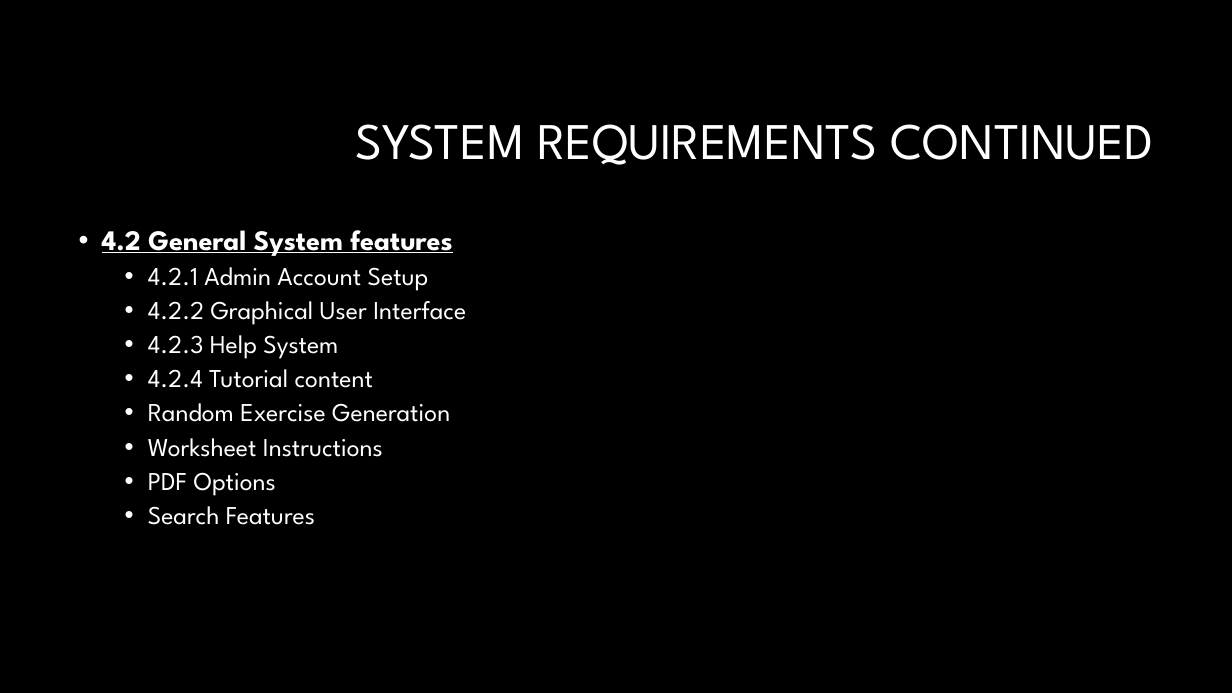
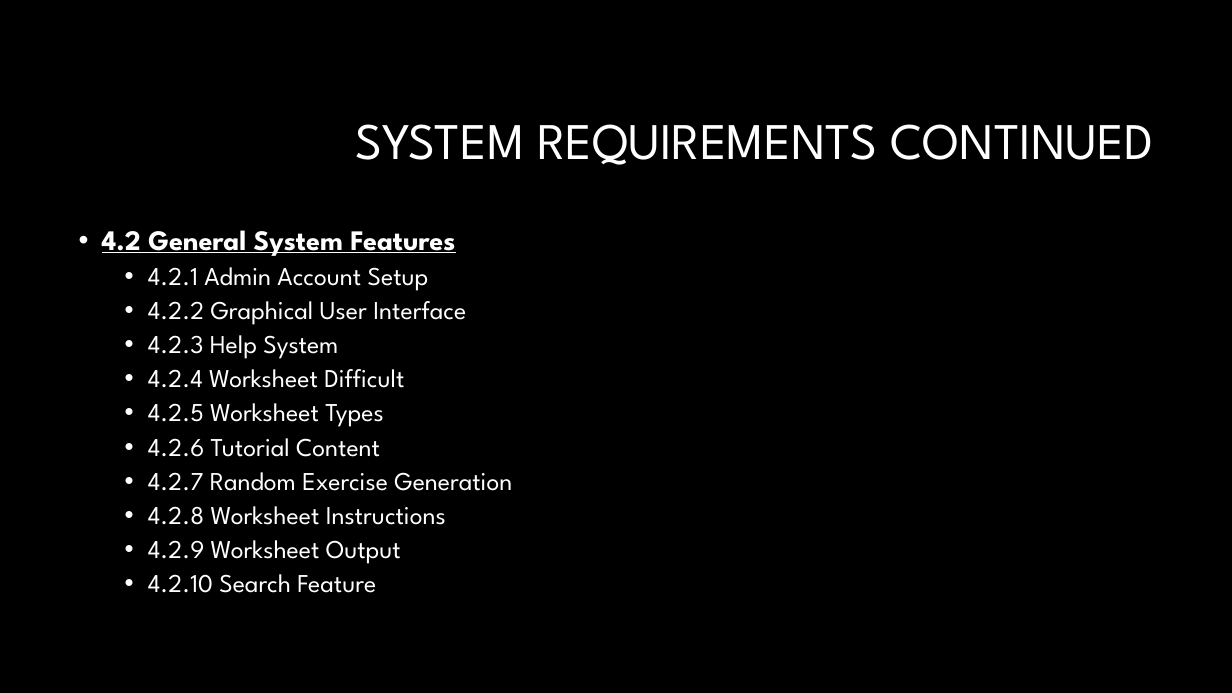
Before and after one commit to sarahakk/fraction-worksheet-creator, a slide deck: slide 11 of Presentation Elementary Engineers .pptx. Drawn at 1232x693 pixels with LibreOffice and Linux fonts; fonts in the diff are those of the drawing; background and template pictures are left out. Boxes give left, top, right and bottom in pixels: in the first picture for what was removed or moved away, otherwise in the second. Text is boxed around its words. In the diff, an @@ line names an element or a change of style, - is before the commit and + after.

Commit message:
Update Section 4 of presentation
Updated with most up-to-date requirements

```diff
--- a/Presentation Elementary Engineers .pptx
+++ b/Presentation Elementary Engineers .pptx
@@ text at bbox=[102, 230, 455, 256]: text changed @@
-• 4.2 General System features
+• 4.2 General System Features
@@ text at bbox=[148, 369, 512, 593]: text changed @@
-  • 4.2.4 Tutorial content
-  • Random Exercise Generation
-  • Worksheet Instructions
-  • PDF Options
-  • Search Features
+  • 4.2.4 Worksheet Difficult
+  • 4.2.5 Worksheet Types
+  • 4.2.6 Tutorial Content
+  • 4.2.7 Random Exercise Generation
+  • 4.2.8 Worksheet Instructions
+  • 4.2.9 Worksheet Output
+  • 4.2.10 Search Feature
```
Also in this commit, not shown: 1 other slide changed, 1 slide added.
